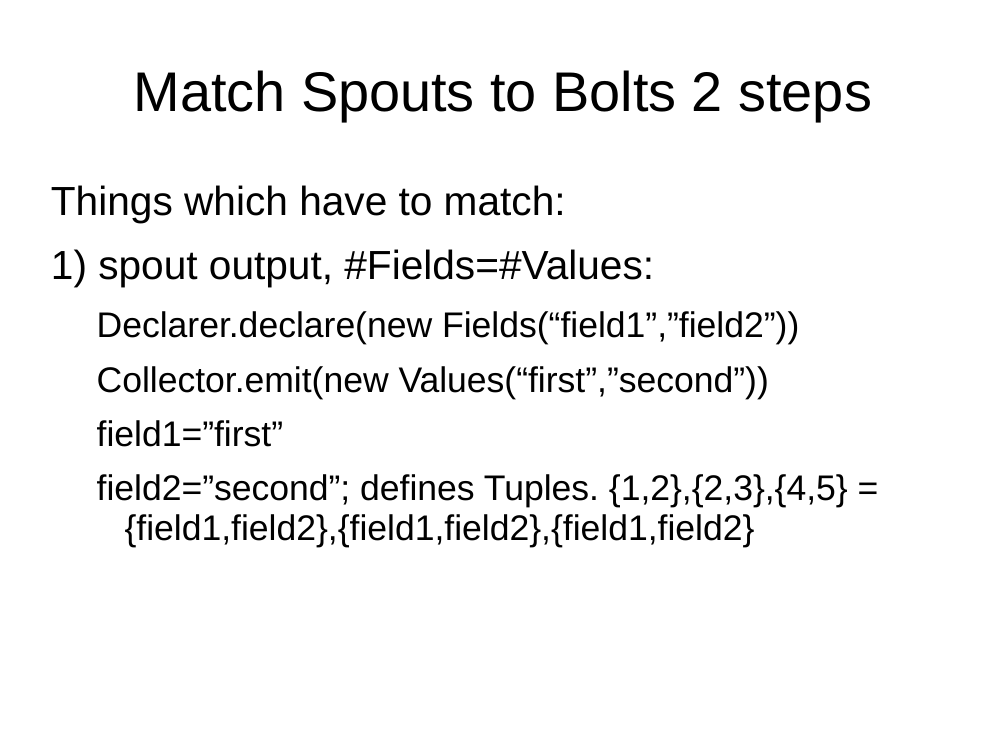
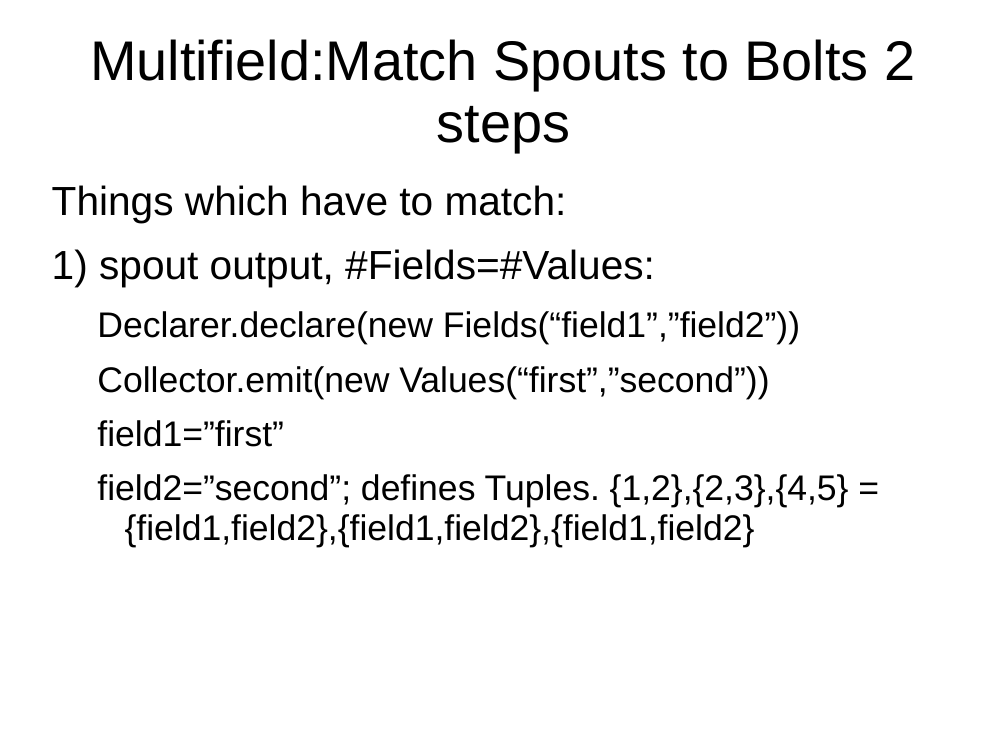
Before and after one commit to dougc333/storm, a slide deck: slide 12 of Storm.ppt (slide 7 before the commit). Drawn at 1008x756 pixels with LibreOffice and Linux fonts; fonts in the diff are those of the drawing. Boxes give left, top, right and bottom in pixels: in the first picture for what was removed or moved away, otherwise in the second. Text is boxed around its words. In the diff, an @@ line names an element or a change of style, - is before the commit and + after.

```diff
--- a/Storm.ppt
+++ b/Storm.ppt
@@ title at <box>90,39,915,152</box>: text changed @@
-Match Spouts to Bolts 2 steps
+Multifield:Match Spouts to Bolts 2 steps
```
Also in this commit, not shown: 15 other slides changed, 13 slides added, 2 slides removed, 11 other files.
